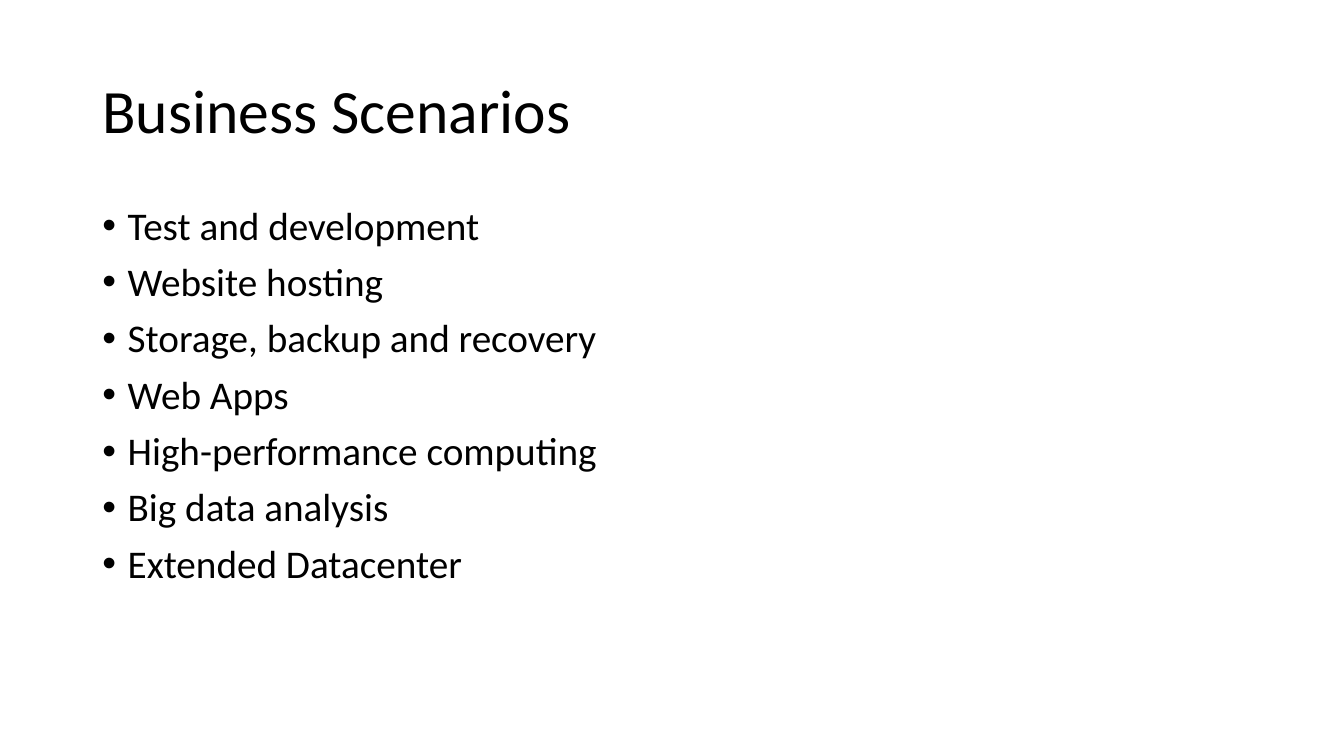
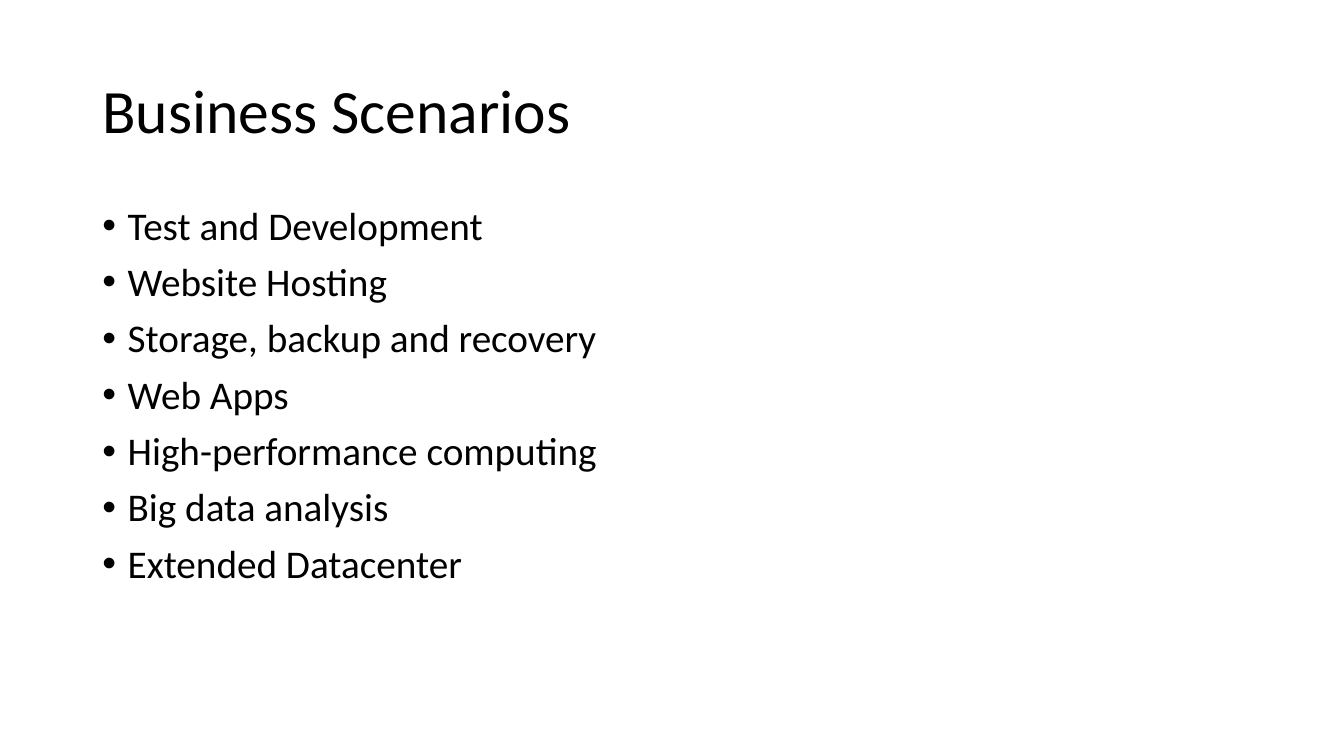
Before and after one commit to ayushrathi15/9July-AZ104, a slide deck: slide 3 of Azure Virtual Machines.pptx. Drawn at 1344x756 pixels with LibreOffice and Linux fonts; fonts in the diff are those of the drawing. Boxes give left, top, right and bottom in pixels: in the first picture for what was removed or moved away, otherwise in the second. Text is boxed around its words. In the diff, an @@ line names an element or a change of style, - is before the commit and + after.

```diff
--- a/Azure Virtual Machines.pptx
+++ b/Azure Virtual Machines.pptx
@@ text at [128,212,482,303]: text changed @@
-• Test and development
-• Website hosting
+• Test and Development
+• Website Hosting
```
Also in this commit, not shown: 13 other slides changed, 9 slides added, 1 slide removed.
